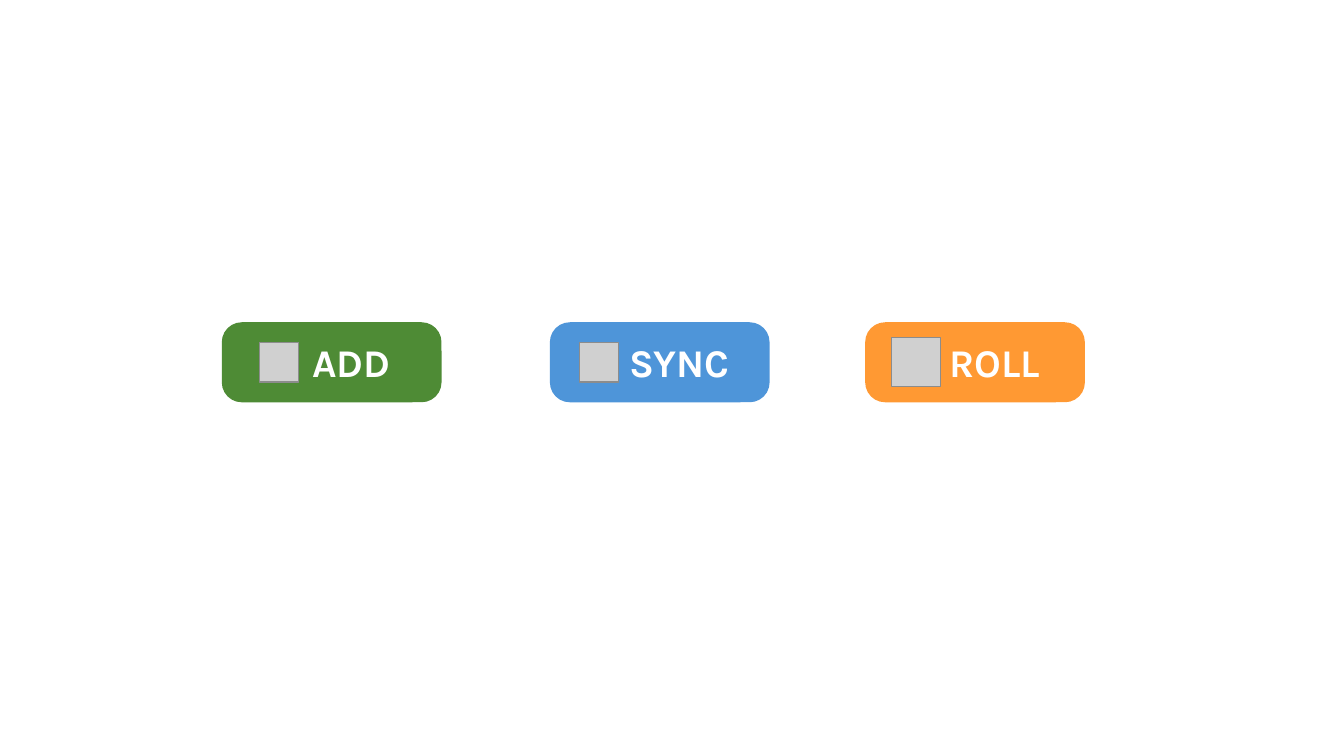
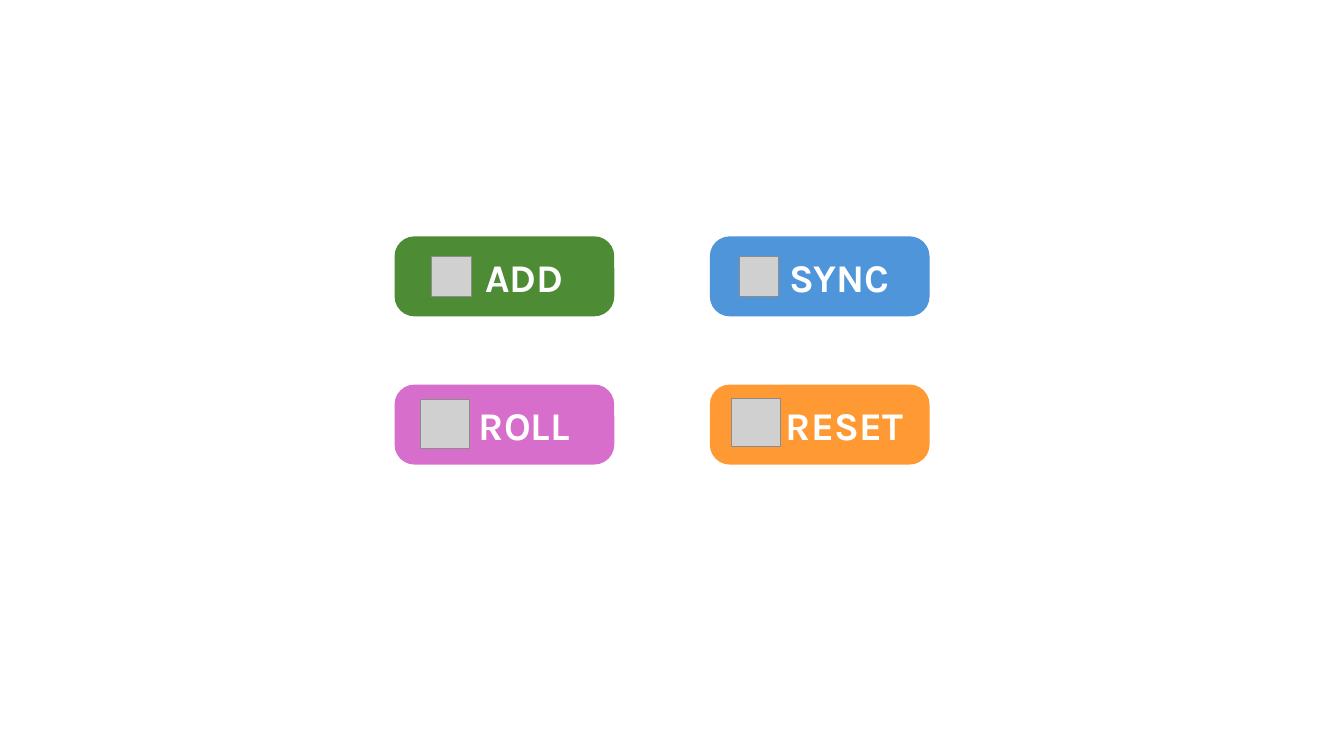
Before and after one commit to JoshuaRifareal/LET-Flashcards, a slide deck: slide 1 of Cards.pptm. Drawn at 1344x756 pixels with LibreOffice and Linux fonts; fonts in the diff are those of the drawing; grey boxes stand for pictures. Boxes give left, top, right and bottom in pixels: in the first picture for what was removed or moved away, otherwise in the second. Text is boxed around its words. In the diff, an @@ line names an element or a change of style, - is before the commit and + after.

```diff
--- a/Cards.pptm
+++ b/Cards.pptm
@@ rounded rectangle "ADD": place and size @@
-rounded rectangle "ADD" at [222, 323, 442, 402]
+rounded rectangle "ADD" at [394, 236, 614, 316]
@@ rounded rectangle "SYNC": place and size @@
-rounded rectangle "SYNC" at [551, 323, 770, 402]
+rounded rectangle "SYNC" at [710, 236, 930, 316]
@@ picture: place and size @@
-picture at [259, 343, 298, 382]
+picture at [432, 256, 471, 295]
@@ picture: place and size @@
-picture at [580, 343, 619, 382]
+picture at [739, 256, 778, 295]
@@ rounded rectangle "ROLL": place and size @@
-rounded rectangle "ROLL" at [865, 323, 1085, 402]
+rounded rectangle "ROLL" at [394, 385, 614, 465]
@@ rounded rectangle "ROLL" at [394, 385, 614, 465]: fill #FF9933 to #D86ECC @@
@@ rounded rectangle added at [710, 385, 930, 465], fill #FF9933, 28 pt, text #FFFFFF, bold @@
+RESET
@@ picture: place and size @@
-picture at [891, 338, 940, 386]
+picture at [421, 400, 470, 449]
@@ picture added at [732, 398, 780, 447] @@
```
Also in this commit, not shown: 1 slide added, 1 slide removed, 1 other file.
